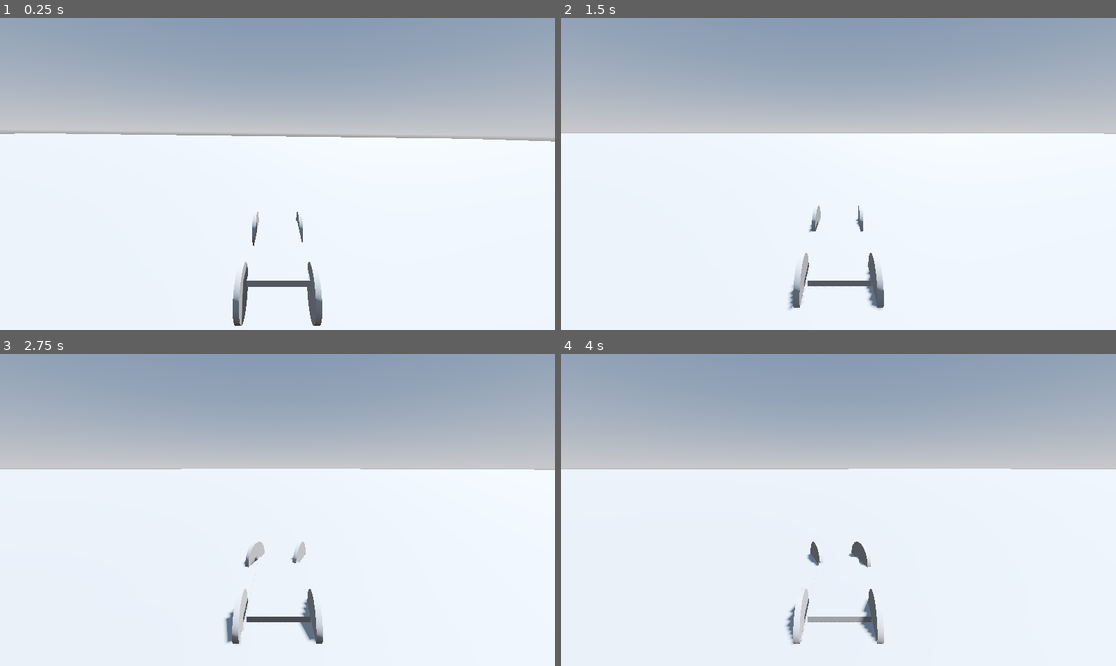
Above: before the commit, frames 1-4 (two rows, left to right).
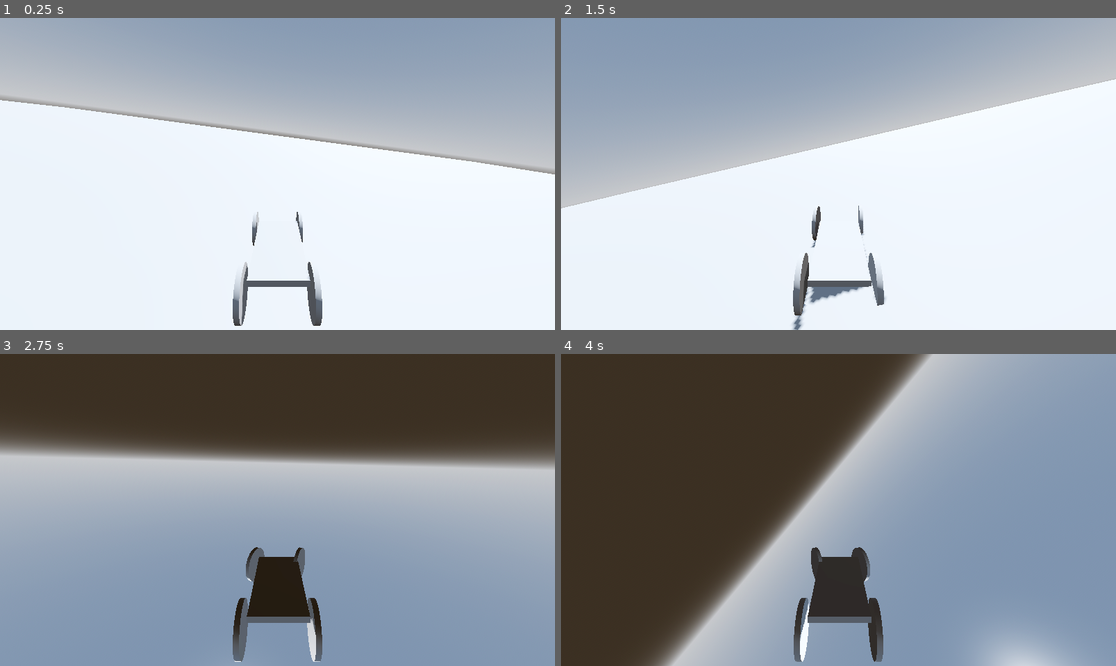
Above: after the commit, the same moments.

Repository: O-white1/TrackMasterz
Game: Godot game, scene res://world_1.tscn
Two runs of this game, one before a commit and one after it. Both use one fixed random seed, a clock stepped at 60 frames per second and the inputs below. The project has no main scene, so this scene is started directly.
Inputs:
- Up to frame 1 (0.25 s): no input
- Up to frame 2 (1.5 s): tap Enter (ui_accept) at 0.5, 0.77 s; hold Right (ui_right) 0.53-1.28 s; hold Down (ui_down) from 1.28 s (still down)
- Up to frame 3 (2.75 s): tap Enter (ui_accept) at 1.52 s; release Down (ui_down) at 2.03 s; hold Right (ui_right) from 2.03 s (still down)
- Up to frame 4 (4 s): release Right (ui_right) at 2.78 s; hold Up (ui_up) 2.78-3.53 s; tap Enter (ui_accept) at 3.02, 3.77 s; hold Left (ui_left) from 3.53 s (still down)

The runs differ from the first frame. In frame 1, 6.0% of the frame differs, in the area x 0-100%, y 25-96%; in frame 2, 17%; in frame 3, 97%, in the area x 0-100%, y 0-100%; in frame 4, 92%.

Commit message:
Update world_1.tscn

Diff:
--- a/world_1.tscn
+++ b/world_1.tscn
@@ -17,7 +17,6 @@
 glow_enabled = true
 
 [node name="World1" type="Node3D"]
-transform = Transform3D(1, 0, 0, 0, 1, 0, 0, 0, 1, -0.197589, -5.77088, 0)
 
 [node name="DirectionalLight3D" type="DirectionalLight3D" parent="."]
 transform = Transform3D(-0.866023, -0.433016, 0.250001, 0, 0.499998, 0.866027, -0.500003, 0.749999, -0.43301, 0, 0, 0)
@@ -40,6 +39,6 @@
 use_collision = true
 
 [node name="Car" parent="." instance=ExtResource("2_y6452")]
-transform = Transform3D(-2.19752, 0, 0.0346585, 0, 1.22701, 0, -0.0789663, 0, -0.964495, 4.74359, 5.96718, -1)
+transform = Transform3D(-2, 0, -7.67572e-08, 0, 1.116, 0, 1.74846e-07, 0, -0.878, 4.74359, 8.57371, -1)
 
 [connection signal="tree_entered" from="Car" to="Car" method="_on_tree_entered"]
